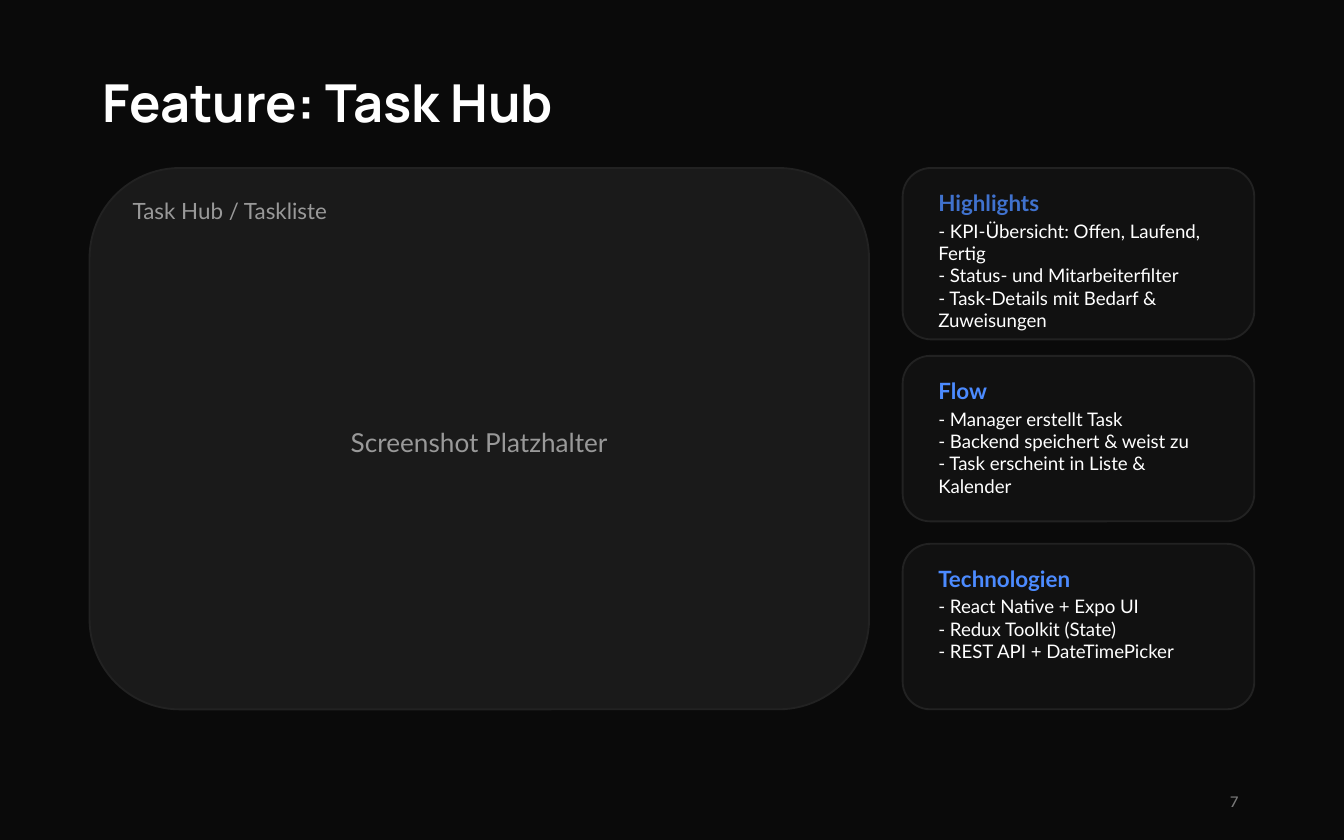
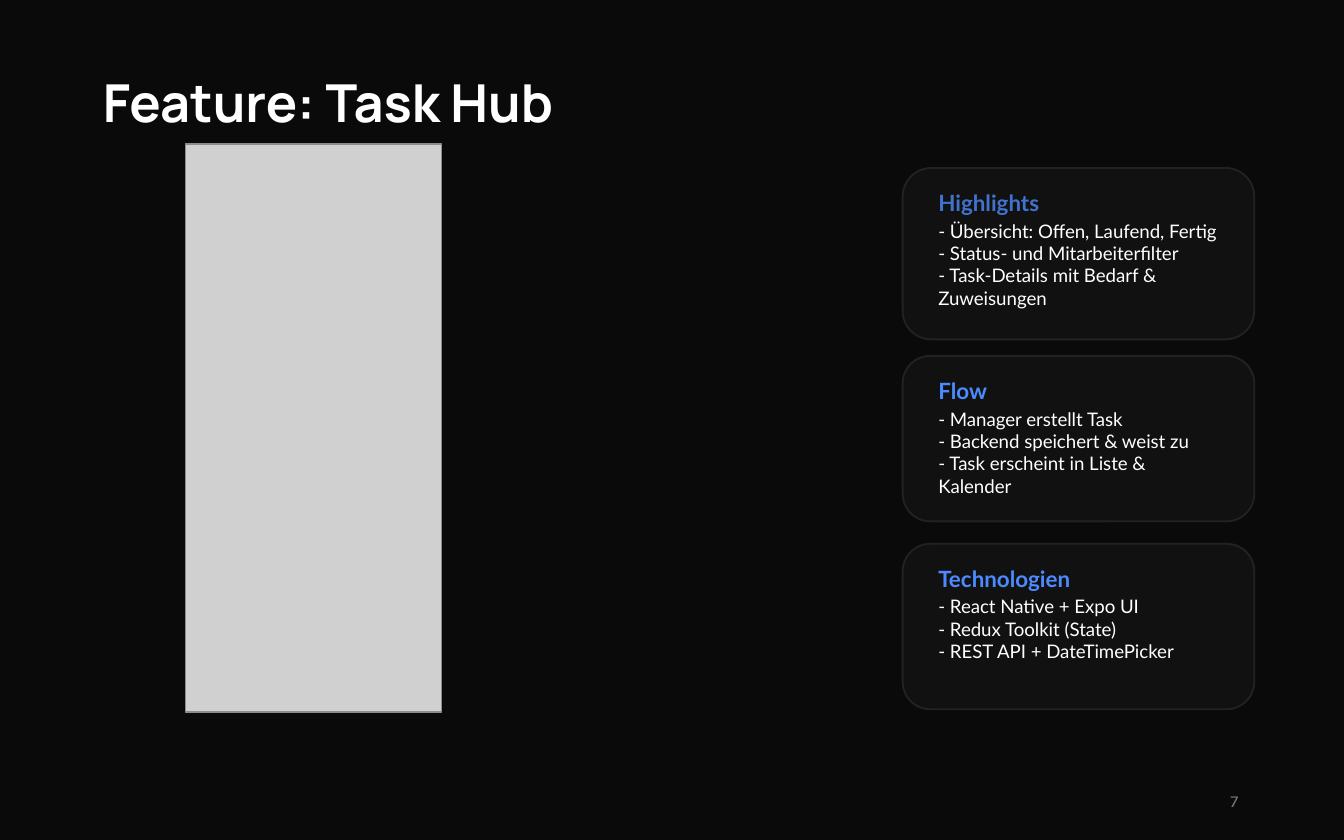
Before and after one commit to Moe-Hammad/ManagementApp, a slide deck: slide 7 of frontend/Mage.pptx. Drawn at 1344x840 pixels with LibreOffice and Linux fonts; fonts in the diff are those of the drawing; grey boxes stand for pictures. Boxes give left, top, right and bottom in pixels: in the first picture for what was removed or moved away, otherwise in the second. Text is boxed around its words. In the diff, an @@ line names an element or a change of style, - is before the commit and + after.

```diff
--- a/frontend/Mage.pptx
+++ b/frontend/Mage.pptx
@@ picture added at [185, 144, 441, 712] @@
@@ rounded rectangle removed at [90, 168, 870, 710] @@
@@ text removed at [133, 202, 327, 219] @@
-Task Hub / Taskliste
@@ text at [938, 222, 1216, 309]: text changed @@
-- KPI-Übersicht: Offen, Laufend, Fertig
-- Status- und Mitarbeiterfilter
-- Task-Details mit Bedarf & Zuweisungen
+- Übersicht: Offen, Laufend, Fertig
+- Status- und Mitarbeiterfilter
+- Task-Details mit Bedarf & Zuweisungen
@@ text removed at [351, 433, 607, 452] @@
-Screenshot Platzhalter
```
Also in this commit, not shown: 1 other slide changed, 30 other files.
